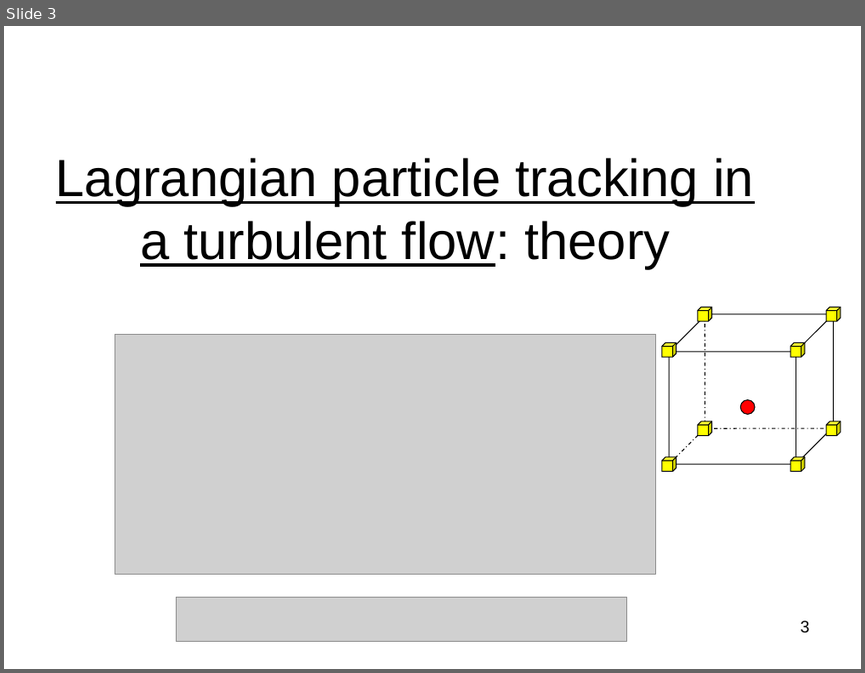
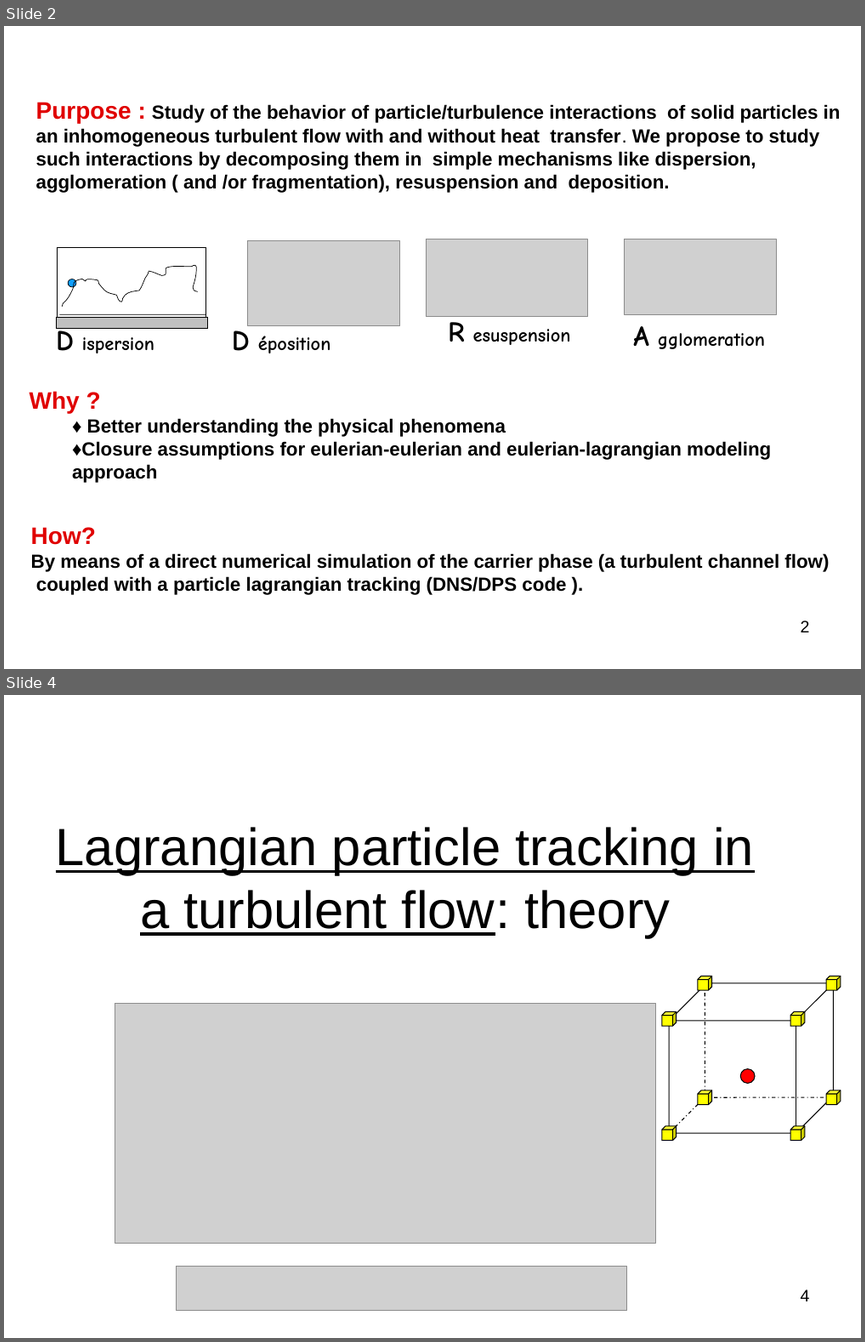
Before and after one commit to markus-abel/parpar, a slide deck: Suivi_lagrangien.ppt. Shown one above the other, each under a label of ours: slide 3 before the commit, slides 2 and 4 after it; the slides between them are not shown. The pictures are 865x673 and 865x1342 pixels, drawn with LibreOffice and Linux fonts; fonts in the diff are those of the drawing; grey boxes stand for pictures. Boxes give left, top, right and bottom in pixels: in the first picture for what was removed or moved away, otherwise in the second. Text is boxed around its words. In the diff, an @@ line names an element or a change of style, - is before the commit and + after.

```diff
--- a/Suivi_lagrangien.ppt
+++ b/Suivi_lagrangien.ppt
@@ slide 2 added at <box>4,26,861,669</box>, background #FFFFFF @@
@@ text added at <box>36,102,840,193</box>, 16 pt, text #000000, bold @@
+Purpose : Study of the behavior of particle/turbulence interactions of solid particles in an inhomogeneous turbulent flow with and without heat transfer. We propose to study such interactions by decomposing them in simple mechanisms like dispersion, agglomeration ( and /or fragmentation), resuspension and deposition.
@@ group added at <box>56,239,776,370</box>: 4 texts, 3 pictures, 2 rectangles, 1 arrow, 1 line, 1 ellipse, 1 freeform shape @@
+D éposition
+R esuspension
+D ispersion
+A gglomeration
@@ text added at <box>30,391,771,482</box>, 16 pt, text #000000, bold @@
+Why ?
+  ♦ Better understanding the physical phenomena
+  ♦Closure assumptions for eulerian-eulerian and eulerian-lagrangian modeling approach
@@ text added at <box>31,527,828,595</box>, 16 pt, text #000000, bold @@
+How?
+By means of a direct numerical simulation of the carrier phase (a turbulent channel flow)
+coupled with a particle lagrangian tracking (DNS/DPS code ).
@@ page number added at <box>800,620,810,632</box>, 14 pt, text #000000 @@
+2
@@ what was slide 3 is now slide 4 @@
@@ page number at <box>800,1289,810,1301</box>: text changed @@
-3
+4
```
Also in this commit, not shown: 7 slides changed, 8 other slides added.
